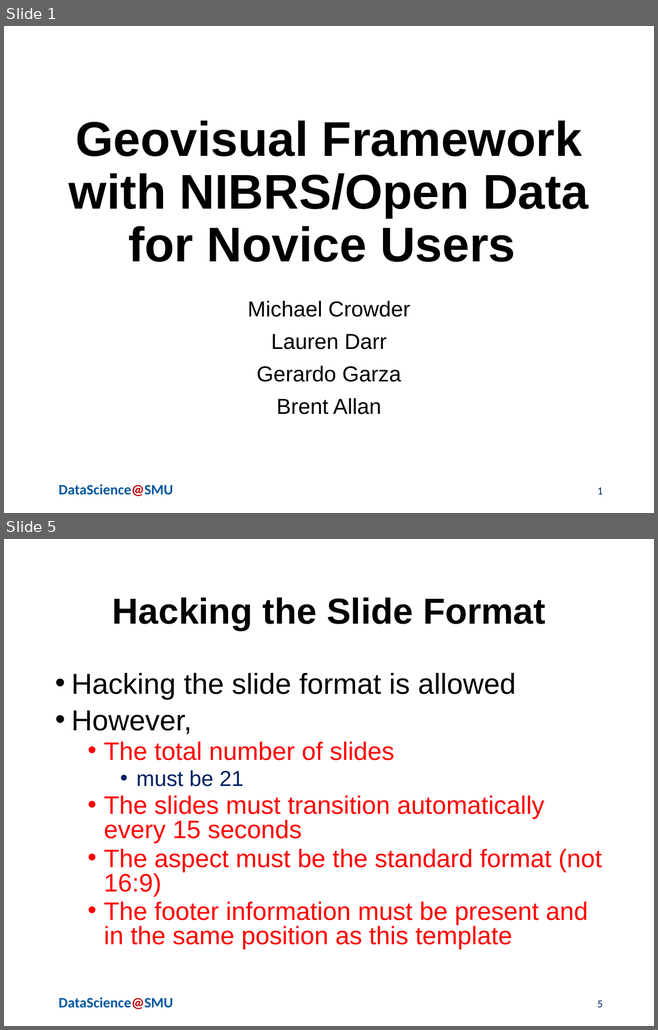
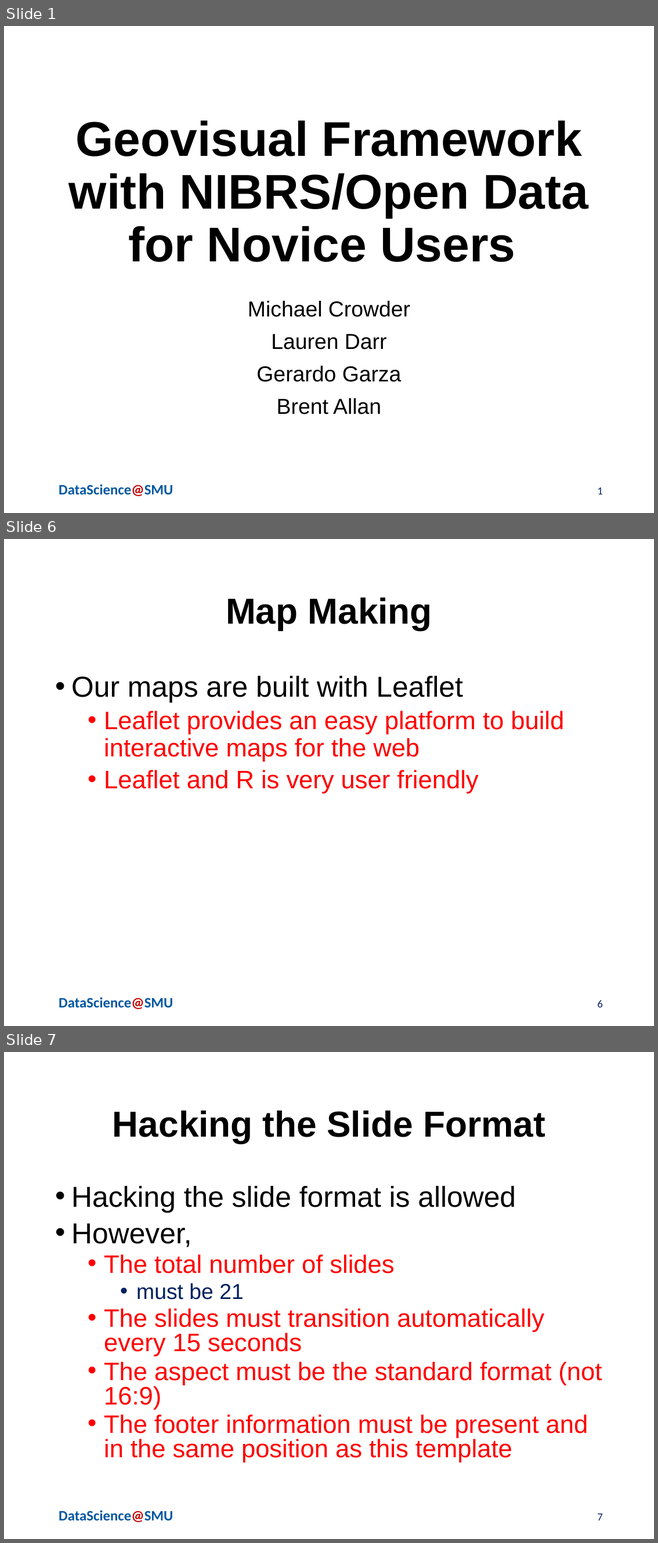
Before and after one commit to Laurendarr4/Capstone-Project-SMU, a slide deck: MSDSPresentationTemplate.pptx. Shown one above the other, each under a label of ours: slides 1 and 5 before the commit, slides 1, 6 and 7 after it; the slides between them are not shown. The pictures are 658x1030 and 658x1543 pixels, drawn with LibreOffice and Linux fonts; fonts in the diff are those of the drawing; background and template pictures are left out. Boxes give left, top, right and bottom in pixels: in the first picture for what was removed or moved away, otherwise in the second. Text is boxed around its words. In the diff, an @@ line names an element or a change of style, - is before the commit and + after.

```diff
--- a/MSDSPresentationTemplate.pptx
+++ b/MSDSPresentationTemplate.pptx
@@ slide 6 added at bbox=[4, 539, 654, 1026], background #FFFFFF; not listed: 1 template element that a slide beside it also shows @@
@@ title added at bbox=[226, 598, 432, 630], 40 pt, text #000000, bold @@
+Map Making
@@ text added at bbox=[71, 676, 564, 794], 28 pt, text #FF0000 @@
+• Our maps are built with Leaflet
+  • Leaflet provides an easy platform to build interactive maps for the web
+  • Leaflet and R is very user friendly
@@ page number added at bbox=[597, 1000, 602, 1008], 12 pt, text #002060 @@
+6
@@ what was slide 5 is now slide 7 @@
@@ page number at bbox=[597, 1514, 602, 1521]: text changed @@
-5
+7
```
Also in this commit, not shown: 1 slide changed, 3 other slides added, 4 slides removed.
